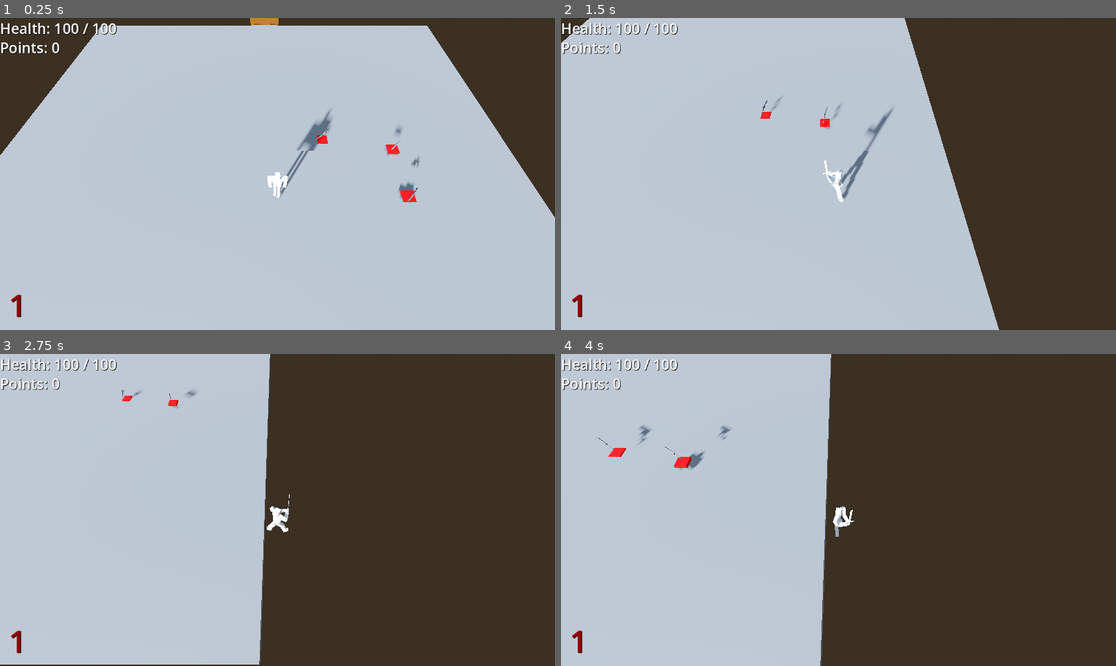
Above: before the commit, frames 1-4 (two rows, left to right).
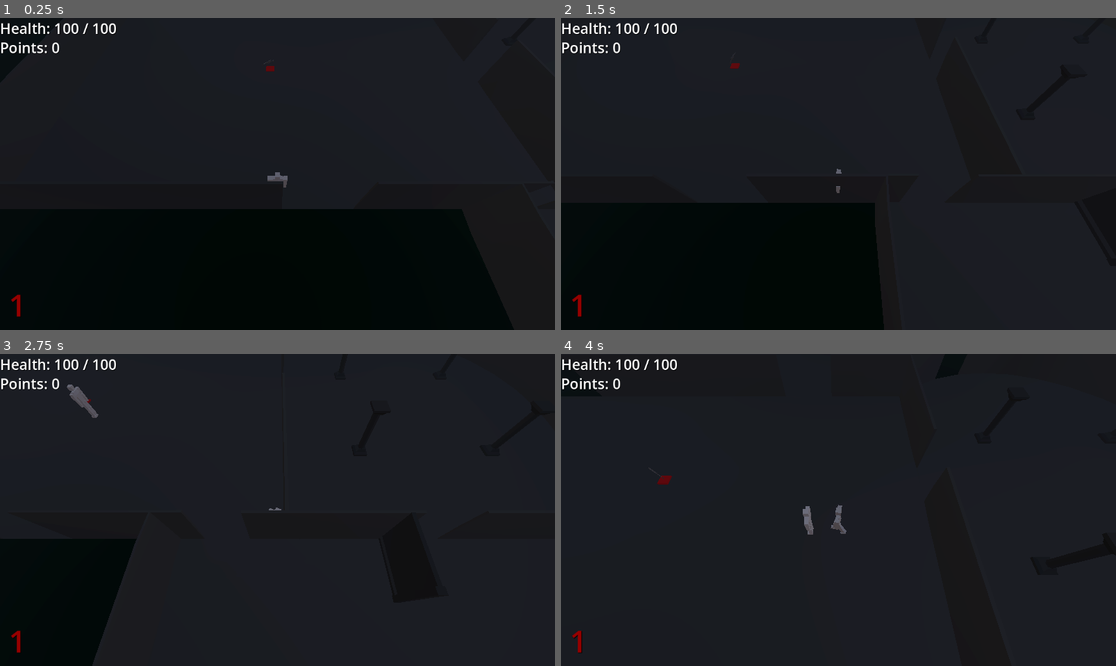
Above: after the commit, the same moments.

Repository: DunceHammer/outlaw-city-reborn-squared
Game: Godot game, scene res://Maps/NightOfTheUndead/MAP_NightOfTheUndead.tscn
Same seed, same stepped clock (60 frames per second), same inputs: the game is played once before the commit and once after it. Before the commit the project starts from res://Maps/map_development.tscn.
Inputs (mouse positions are in pixels of both pictures, inside the frame that each line leads up to):
- Up to frame 1 (0.25 s): no input
- Up to frame 2 (1.5 s): move the mouse to (960, 158) at 0.52 s; hold D 0.53-1.28 s; hold E 0.53-1.28 s; click (960, 158) at 0.67 s; move the mouse to (727, 189) at 1.27 s; hold S from 1.28 s (still down); tap E at 1.35 s
- Up to frame 3 (2.75 s): move the mouse to (333, 441) at 2.02 s; release S at 2.03 s; hold D from 2.03 s (still down); hold E from 2.03 s (still down)
- Up to frame 4 (4 s): move the mouse to (810, 572) at 2.77 s; release D at 2.78 s; release E at 2.78 s; hold W 2.78-3.53 s; tap E at 2.85 s; click (810, 572) at 2.92 s; move the mouse to (1005, 556) at 3.52 s; hold A from 3.53 s (still down); hold E from 3.53 s (still down)

The runs differ from the first frame. In frame 1, 99% of the frame differs, in the area x 0-100%, y 0-100%; in frame 2, 100%; in frame 3, 100%; in frame 4, 100%.

Commit message:
replaced sword with baseball bat

Diff:
--- a/Maps/NightOfTheUndead/map_development.tscn
+++ /dev/null
@@ -1,151 +0,0 @@
-[gd_scene load_steps=19 format=3 uid="uid://y8j8xafc2eyv"]
-
-[ext_resource type="PackedScene" uid="uid://b2p11yehqnout" path="res://Prefabs/WPN_StenGun/WPN_StenGun.tscn" id="2_fy5dt"]
-[ext_resource type="PackedScene" uid="uid://btydl5mrobo3c" path="res://Prefabs/WeaponPickup/WeaponPickup.tscn" id="3_0ds5x"]
-[ext_resource type="Script" path="res://Components/InteractableComponent.gd" id="5_aunb4"]
-[ext_resource type="PackedScene" uid="uid://k4aky2wyyeb8" path="res://Prefabs/PlayerCharacter/PlayerCharacter.tscn" id="5_m2i1u"]
-[ext_resource type="Script" path="res://Prefabs/BuyableDoor/BuyableDoor.gd" id="5_yypdd"]
-[ext_resource type="PackedScene" uid="uid://ykj5wtgsgpqm" path="res://Scenes/UI_DevelopmentHud/UI_DevelopmentHud.tscn" id="7_j1ahd"]
-[ext_resource type="PackedScene" uid="uid://s180d353on4b" path="res://Prefabs/TrainingDummy/TrainingDummy.tscn" id="8_i002s"]
-
-[sub_resource type="ProceduralSkyMaterial" id="ProceduralSkyMaterial_e8kfr"]
-sky_horizon_color = Color(0.64625, 0.65575, 0.67075, 1)
-ground_horizon_color = Color(0.64625, 0.65575, 0.67075, 1)
-
-[sub_resource type="Sky" id="Sky_jhaci"]
-sky_material = SubResource("ProceduralSkyMaterial_e8kfr")
-
-[sub_resource type="Environment" id="Environment_81khc"]
-background_mode = 2
-sky = SubResource("Sky_jhaci")
-tonemap_mode = 2
-glow_enabled = true
-
-[sub_resource type="BoxShape3D" id="BoxShape3D_hnic7"]
-size = Vector3(50.5517, 1, 50.3868)
-
-[sub_resource type="BoxMesh" id="BoxMesh_u78es"]
-
-[sub_resource type="BoxShape3D" id="BoxShape3D_payc8"]
-size = Vector3(531.106, 1, 455.948)
-
-[sub_resource type="StandardMaterial3D" id="StandardMaterial3D_ixpre"]
-albedo_color = Color(0.458824, 0.27451, 0, 1)
-
-[sub_resource type="BoxMesh" id="BoxMesh_lrdbu"]
-material = SubResource("StandardMaterial3D_ixpre")
-
-[sub_resource type="BoxShape3D" id="BoxShape3D_gkxao"]
-size = Vector3(4.39594, 4.45697, 1)
-
-[sub_resource type="BoxShape3D" id="BoxShape3D_mmdn1"]
-size = Vector3(21.6597, 1, 26.3843)
-
-[sub_resource type="BoxShape3D" id="BoxShape3D_1r8yd"]
-size = Vector3(4.12952, 1, 24.4967)
-
-[node name="MAP_Development" type="Node3D"]
-
-[node name="WorldEnvironment" type="WorldEnvironment" parent="."]
-environment = SubResource("Environment_81khc")
-
-[node name="DirectionalLight3D" type="DirectionalLight3D" parent="."]
-transform = Transform3D(-0.866025, -0.12941, 0.482963, 0, 0.965926, 0.258819, -0.5, 0.224144, -0.836516, 0, 0, 0)
-shadow_enabled = true
-
-[node name="Floor" type="StaticBody3D" parent="."]
-
-[node name="CollisionShape3D" type="CollisionShape3D" parent="Floor"]
-transform = Transform3D(1, 0, 0, 0, 1, 0, 0, 0, 1, -0.183228, -0.0278368, -0.343955)
-shape = SubResource("BoxShape3D_hnic7")
-
-[node name="MeshInstance3D" type="MeshInstance3D" parent="Floor"]
-transform = Transform3D(50, 0, 0, 0, 1, 0, 0, 0, 50, 0, 0, 0)
-mesh = SubResource("BoxMesh_u78es")
-skeleton = NodePath("../..")
-
-[node name="Floor2" type="StaticBody3D" parent="."]
-transform = Transform3D(1, 0, 0, 0, 1, 0, 0, 0, 1, 0, 6.86892, 47.1209)
-
-[node name="CollisionShape3D" type="CollisionShape3D" parent="Floor2"]
-transform = Transform3D(1, 0, 0, 0, 1, 0, 0, 0, 1, 125.194, -10.1217, 14.5385)
-shape = SubResource("BoxShape3D_payc8")
-
-[node name="WeaponPickup" parent="." instance=ExtResource("3_0ds5x")]
-transform = Transform3D(1, 0, 0, 0, 1, 0, 0, 0, 1, -6.56066, 0.472163, 2.97731)
-weapon = ExtResource("2_fy5dt")
-
-[node name="TrainingDummy" parent="." instance=ExtResource("8_i002s")]
-transform = Transform3D(0.0535037, 0, 0.998568, 0, 1, 0, -0.998568, 0, 0.0535037, -2.20858, 0.472163, 17.0439)
-
-[node name="TrainingDummy2" parent="." instance=ExtResource("8_i002s")]
-transform = Transform3D(0.0535037, 0, 0.998568, 0, 1, 0, -0.998568, 0, 0.0535037, -7.03457, 0.472163, 17.0439)
-
-[node name="TrainingDummy3" parent="." instance=ExtResource("8_i002s")]
-transform = Transform3D(0.0535037, 0, 0.998568, 0, 1, 0, -0.998568, 0, 0.0535037, -11.6961, 0.472163, 17.0439)
-
-[node name="TrainingDummy4" parent="." instance=ExtResource("8_i002s")]
-transform = Transform3D(0.0535037, 0, 0.998568, 0, 1, 0, -0.998568, 0, 0.0535037, -16.5221, 0.472163, 17.0439)
-
-[node name="BuyableDoor" type="StaticBody3D" parent="."]
-transform = Transform3D(1, 0, 0, 0, 1, 0, 0, 0, 1, 0.764773, 0.472164, 25.281)
-script = ExtResource("5_yypdd")
-
-[node name="InteractableComponent" type="Node" parent="BuyableDoor"]
-script = ExtResource("5_aunb4")
-text = "Open door ($PRICE)"
-
-[node name="MeshInstance3D" type="MeshInstance3D" parent="BuyableDoor"]
-transform = Transform3D(4.34004, 0, 0, 0, 4.25276, 0, 0, 0, 0.194612, -0.803283, 2.14625, 0)
-mesh = SubResource("BoxMesh_lrdbu")
-
-[node name="CollisionShape3D" type="CollisionShape3D" parent="BuyableDoor"]
-transform = Transform3D(1, 0, 0, 0, 1, 0, 0, 0, 1, -0.486975, 2.07321, 0.0112305)
-shape = SubResource("BoxShape3D_gkxao")
-
-[node name="PlayerCharacter" parent="." instance=ExtResource("5_m2i1u")]
-transform = Transform3D(1, 0, 0, 0, 1, 0, 0, 0, 1, -6.72615, 0.472163, -8.17223)
-
-[node name="UI_DevelopmentHud" parent="." node_paths=PackedStringArray("player_character") instance=ExtResource("7_j1ahd")]
-player_character = NodePath("../PlayerCharacter")
-
-[node name="Floor3" type="StaticBody3D" parent="."]
-transform = Transform3D(1, 0, 0, 0, 1, 0, 0, 0, 1, 0, 0, 61.4748)
-
-[node name="CollisionShape3D" type="CollisionShape3D" parent="Floor3"]
-transform = Transform3D(1, 0, 0, 0, 1, 0, 0, 0, 1, -0.193726, -0.0278368, 0.0606155)
-shape = SubResource("BoxShape3D_mmdn1")
-
-[node name="MeshInstance3D" type="MeshInstance3D" parent="Floor3"]
-transform = Transform3D(21.5802, 0, 0, 0, 1, 0, 0, 0, 25.5002, 0, 0, 0)
-mesh = SubResource("BoxMesh_u78es")
-skeleton = NodePath("../..")
-
-[node name="Floor4" type="StaticBody3D" parent="."]
-transform = Transform3D(1, 0, 0, 0, 1, 0, 0, 0, 1, 0, 0, 36.9641)
-
-[node name="CollisionShape3D" type="CollisionShape3D" parent="Floor4"]
-transform = Transform3D(1, 0, 0, 0, 1, 0, 0, 0, 1, -0.0715947, -0.0278368, -0.237206)
-shape = SubResource("BoxShape3D_1r8yd")
-
-[node name="MeshInstance3D" type="MeshInstance3D" parent="Floor4"]
-transform = Transform3D(3.97662, 0, 0, 0, 1, 0, 0, 0, 24.3182, 0, 0, 0)
-mesh = SubResource("BoxMesh_u78es")
-skeleton = NodePath("../..")
-
-[node name="BuyableDoor2" type="StaticBody3D" parent="."]
-transform = Transform3D(1, 0, 0, 0, 1, 0, 0, 0, 1, 0.764773, 0.472164, 47.0948)
-script = ExtResource("5_yypdd")
-
-[node name="InteractableComponent" type="Node" parent="BuyableDoor2"]
-script = ExtResource("5_aunb4")
-text = "Open door ($PRICE)"
-price = 35
-
-[node name="MeshInstance3D" type="MeshInstance3D" parent="BuyableDoor2"]
-transform = Transform3D(4.34004, 0, 0, 0, 4.25276, 0, 0, 0, 0.194612, -0.803283, 2.14625, 0)
-mesh = SubResource("BoxMesh_lrdbu")
-
-[node name="CollisionShape3D" type="CollisionShape3D" parent="BuyableDoor2"]
-transform = Transform3D(1, 0, 0, 0, 1, 0, 0, 0, 1, -0.486975, 2.07321, 0.0112305)
-shape = SubResource("BoxShape3D_gkxao")
--- a/Maps/map_development.tscn
+++ b/Maps/map_development.tscn
@@ -7,7 +7,7 @@
 [ext_resource type="Script" path="res://Prefabs/BuyableDoor/BuyableDoor.gd" id="5_yypdd"]
 [ext_resource type="PackedScene" uid="uid://ykj5wtgsgpqm" path="res://Scenes/UI_DevelopmentHud/UI_DevelopmentHud.tscn" id="7_j1ahd"]
 [ext_resource type="PackedScene" uid="uid://k4aky2wyyeb8" path="res://Prefabs/PlayerCharacter/PlayerCharacter.tscn" id="8_4twfs"]
-[ext_resource type="PackedScene" uid="uid://chf638a5io3hb" path="res://Prefabs/WPN_Sword/WPN_Sword.tscn" id="8_fvela"]
+[ext_resource type="PackedScene" uid="uid://chf638a5io3hb" path="res://Prefabs/WPN_BaseballBat/WPN_BaseballBat.tscn" id="8_fvela"]
 
 [sub_resource type="ProceduralSkyMaterial" id="ProceduralSkyMaterial_e8kfr"]
 sky_horizon_color = Color(0.64625, 0.65575, 0.67075, 1)
--- a/Prefabs/PROJ_Sword/PROJ_Sword.tscn
+++ b/Prefabs/PROJ_BaseballBat/PROJ_BaseballBat.tscn
@@ -10,10 +10,10 @@
 [sub_resource type="StandardMaterial3D" id="StandardMaterial3D_bfnt6"]
 albedo_color = Color(1, 0, 0.0156863, 1)
 
-[node name="PROJ_Sword" type="Area3D"]
+[node name="PROJ_BaseballBat" type="Area3D"]
 
 [node name="ProjectileComponent" type="Node" parent="."]
-script = ExtResource("1_y6nv5")
+script = ExtResource("1_6l6u1")
 speed = 0
 damage = 15
 lifetime = 1
--- a/Prefabs/PlayerCharacter/PlayerCharacter.tscn
+++ b/Prefabs/PlayerCharacter/PlayerCharacter.tscn
@@ -545,7 +545,7 @@
 transform = Transform3D(-4.37114e-08, 0, -1, 0, 1, 0, 1, 0, -4.37114e-08, 0, 0, 0)
 
 [node name="BoneAttachment3D" type="BoneAttachment3D" parent="."]
-transform = Transform3D(-1.1384e-07, 0.00152248, 0.149992, -1.08881e-09, -0.149992, 0.00152248, 0.15, 6.66926e-11, 1.13845e-07, -0.579467, 1.84594, -2.53289e-08)
+transform = Transform3D(1, 9.52571e-13, 7.15257e-07, -7.25877e-09, -0.999949, 0.0101499, 7.15221e-07, -0.0101499, -0.999949, 2.47917e-12, 1.48002, 3.86311)
 bone_name = "Hand_R"
 bone_idx = 8
 use_external_skeleton = true
--- a/Prefabs/WPN_Sword/WPN_Sword.tscn
+++ b/Prefabs/WPN_BaseballBat/WPN_BaseballBat.tscn
@@ -1,11 +1,11 @@
 [gd_scene load_steps=5 format=3 uid="uid://chf638a5io3hb"]
 
 [ext_resource type="Script" path="res://Components/WeaponStatComponent.gd" id="1_bp55h"]
-[ext_resource type="PackedScene" uid="uid://cx4mxnkhe1sbh" path="res://Prefabs/PROJ_Sword/PROJ_Sword.tscn" id="2_ccq5c"]
+[ext_resource type="PackedScene" uid="uid://cx4mxnkhe1sbh" path="res://Prefabs/PROJ_BaseballBat/PROJ_BaseballBat.tscn" id="2_3maxt"]
 [ext_resource type="PackedScene" uid="uid://qa5kw8rq7omo" path="res://Prefabs/FLASH_StenGun/FLASH_StenGun.tscn" id="3_hh52u"]
-[ext_resource type="PackedScene" uid="uid://hvt6ni6tkbeu" path="res://Models/SM_Sword/SM_Sword.glb" id="4_4fg07"]
+[ext_resource type="PackedScene" uid="uid://be2adht6dqoyo" path="res://Models/SM_BaseballBat/SM_BaseballBat.glb" id="4_el88f"]
 
-[node name="WPN_Sword" type="Node3D"]
+[node name="WPN_BaseballBat" type="Node3D"]
 
 [node name="WeaponStatComponent" type="Node" parent="."]
 script = ExtResource("1_bp55h")
@@ -13,7 +13,7 @@
 walk_animation = "Idle_Sword"
 fire_animation = "Fire_Sword"
 fire_animation_duration = 1.0
-weapon_projectile = ExtResource("2_ccq5c")
+weapon_projectile = ExtResource("2_3maxt")
 weapon_position = Vector3(-0.42, 1.03, 0)
 weapon_rotation = Vector3(0.5, 11.4, -81.3)
 muzzle_flash = ExtResource("3_hh52u")
@@ -21,4 +21,5 @@
 muzzle_flash_scale = Vector3(0, 0, 0)
 attach_projectile = true
 
-[node name="SM_Sword" parent="." instance=ExtResource("4_4fg07")]
+[node name="SM_BaseballBat" parent="." instance=ExtResource("4_el88f")]
+transform = Transform3D(1, 0, 0, 0, 1, 0, 0, 0, 1, 0, -0.109995, 0)
--- a/project.godot
+++ b/project.godot
@@ -11,6 +11,6 @@
 [application]
 
 config/name="outlaw-city-reborn-squared"
-run/main_scene="res://Maps/map_development.tscn"
+run/main_scene="res://Maps/NightOfTheUndead/MAP_NightOfTheUndead.tscn"
 config/features=PackedStringArray("4.2", "Forward Plus")
 config/icon="res://icon.svg"
Binary file added: Models/SM_BaseballBat/SM_BaseballBat.glb
Not shown, changed: Models/SM_BaseballBat/SM_BaseballBat.glb.import
Binary file removed: Models/SM_Sword/SM_Sword.glb
Not shown: 1 places in Prefabs/PROJ_BaseballBat/PROJ_BaseballBat.tscn that only renumber resources
Not shown, removed: Prefabs/TrainingDummy/Tra4E5C.tmp
